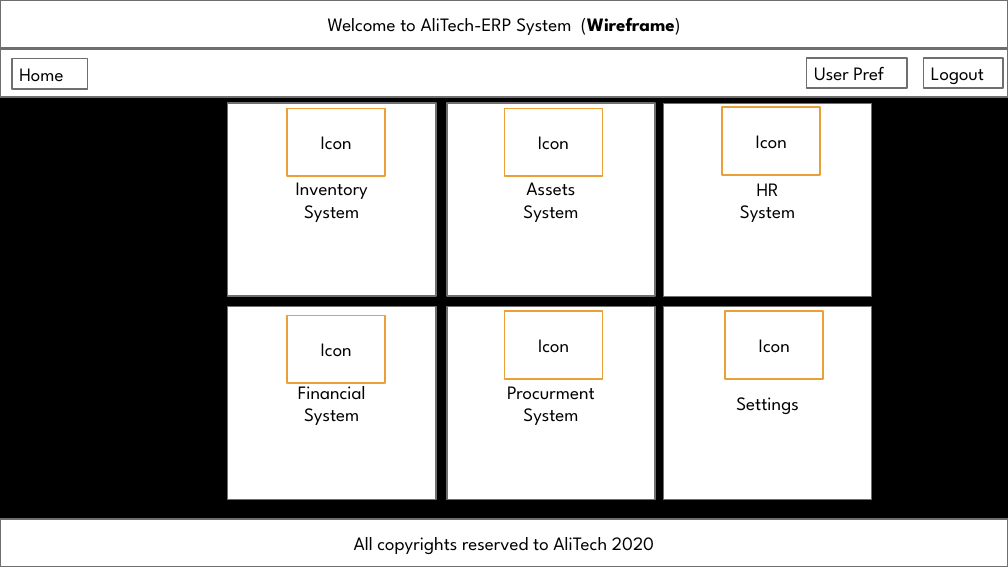
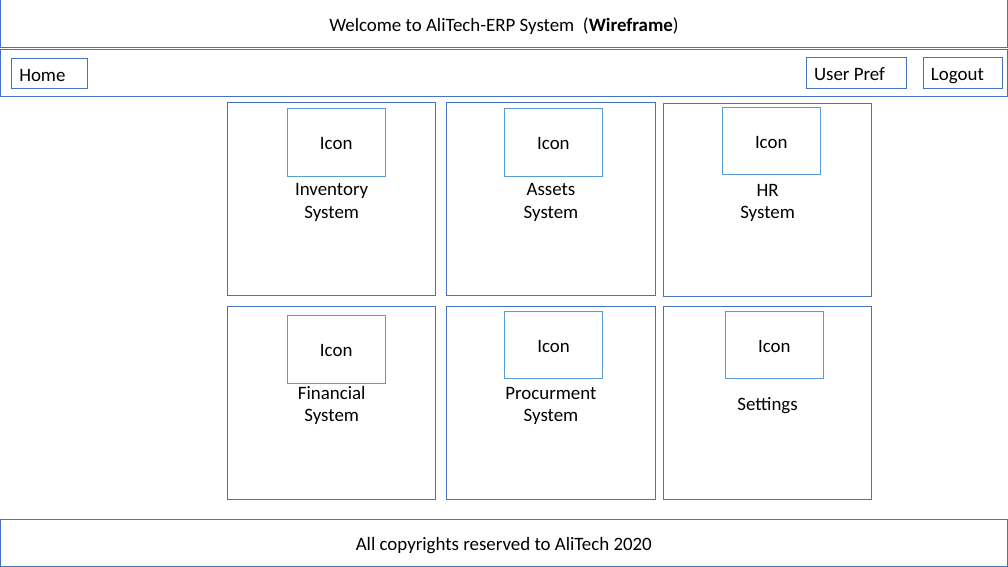
Before and after one commit to jalalkiswani-training/c5-upskilling-web, a slide deck: slide 1 of figures.pptx. Drawn at 1008x567 pixels with LibreOffice and Linux fonts; fonts in the diff are those of the drawing; background and template pictures are left out. Boxes give left, top, right and bottom in pixels: in the first picture for what was removed or moved away, otherwise in the second. Text is boxed around its words. In the diff, an @@ line names an element or a change of style, - is before the commit and + after.

```diff
--- a/figures.pptx
+++ b/figures.pptx
@@ background picture (left out) to #FFFFFF @@
@@ rectangle at box(0, 49, 1008, 97): outline #6F6F6F 1.5 pt to #4472C4 1 pt @@
@@ font League Spartan to Calibri; outline #6F6F6F 1.5 pt to #4472C4 1 pt in 11 elements at box(0, 0, 1008, 48), box(924, 57, 1003, 88), box(0, 520, 1008, 567), box(228, 307, 436, 500), box(228, 103, 436, 296), box(447, 103, 655, 296), box(664, 104, 872, 296), box(447, 307, 655, 500), box(664, 307, 872, 500), box(807, 57, 907, 88), box(12, 58, 88, 88) @@
@@ font League Spartan to Calibri; outline #E9A039 1.5 pt to #5B9BD5 1 pt in 6 elements at box(287, 109, 386, 176), box(504, 109, 603, 176), box(722, 107, 820, 175), box(287, 315, 386, 383), box(504, 312, 603, 379), box(725, 312, 823, 379) @@
```
Also in this commit, not shown: 2 other slides changed, 1 slide added, 6 other files.
